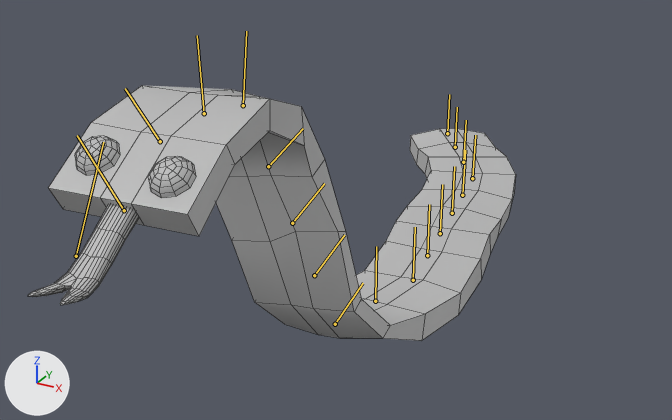
The FBX model IronChefUnity/Iron Chef/Assets/Animations/Enemies/Snakon/SnakonMove.fbx: old version first, new version second.
One viewpoint serves both versions: a 50 mm lens placed at (3.17, -6.76, 4.14), pointed at (-0.56, 0.02, 0.75). Every picture has the same lights, and +X, +Y and +Z are marked at lower left. Both versions are drawn at frame 36 of the action 'Take 001'; the numbers are the values there. The bones that bend it are drawn over the model as lines. Mesh edges are drawn as thin lines.

Objects in the first picture: 'snakonStripUV'.
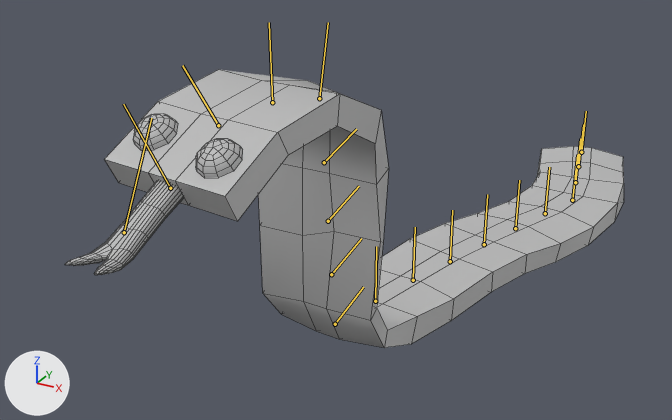
Scene script edits in JSON lines:
```json
{"block": "bone_j_front_1", "where": "bone_j_front_1 = bpy.data.objects['Armature'].pose.bones['J_Front_1']  # child of 'J_Main'"}
{"op": "set", "path": "bone_j_front_1.rotation_quaternion", "old": "(0.8, 0.13, 0.01, 0.586)", "new": "(0.765, 0.058, 0.108, 0.632)", "note": "degrees (13, -8, 72) -> degrees (13, 5, 80)"}
{"block": "bone_j_front_5", "where": "bone_j_front_5 = bpy.data.objects['Armature'].pose.bones['J_Front_5']  # child of 'J_Front_4'"}
{"op": "set", "path": "bone_j_front_5.rotation_quaternion", "old": "(0.842, -0.025, 0.118, -0.526)", "new": "(0.828, -0.03, -0.061, -0.557)", "note": "degrees (-10, 10, -65) -> degrees (1, -8, -68)"}
{"block": "bone_j_head", "where": "bone_j_head = bpy.data.objects['Armature'].pose.bones['J_Head']  # child of 'J_Front_6'"}
{"op": "set", "path": "bone_j_head.rotation_quaternion", "old": "(0.972, 0.0, 0.0, -0.233)", "new": "(0.975, 0.0, 0.0, -0.22)", "note": "degrees (0, 0, -27) -> degrees (0, 0, -25)"}
{"block": "bone_j_tongue", "where": "bone_j_tongue = bpy.data.objects['Armature'].pose.bones['J_Tongue']  # child of 'J_Mouth'"}
{"op": "set", "path": "bone_j_tongue.location", "old": "(-25.0, 10.0, 4.0)", "new": "(-25.0, 8.0, -4.0)"}
{"op": "set", "path": "bone_j_tongue.rotation_quaternion", "old": "(0.853, 0.055, -0.091, 0.511)", "new": "(0.872, 0.064, 0.003, 0.485)", "note": "degrees (0, -12, 62) -> degrees (7, -3, 58)"}
{"block": "bone_j_back_1", "where": "bone_j_back_1 = bpy.data.objects['Armature'].pose.bones['J_Back_1']  # child of 'J_Main'"}
{"op": "set", "path": "bone_j_back_1.rotation_quaternion", "old": "(0.98, 0.0, 0.197, 0.0)", "new": "(1.0, 0.0, -0.029, 0.0)", "note": "degrees (0, 23, 0) -> degrees (0, -3, 0)"}
{"block": "bone_j_back_6", "where": "bone_j_back_6 = bpy.data.objects['Armature'].pose.bones['J_Back_6']  # child of 'J_Back_5'"}
{"op": "set", "path": "bone_j_back_6.rotation_quaternion", "old": "(0.979, 0.0, 0.205, 0.0)", "new": "(0.969, 0.0, 0.246, 0.0)", "note": "degrees (0, 24, 0) -> degrees (0, 28, 0)"}
```

Location of each change, [x1, y1, x2, y2] in pixels of the pictures (672 x 420 px):
```json
{"object": "snakonStripUV", "change": "posed", "before": [28, 85, 516, 341], "after": [65, 70, 624, 348], "on screen": "15% wider, 9% taller"}
{"bone": "J_Front_1", "before": "(335, 324) to (363, 283)", "after": "(335, 324) to (363, 287)"}
{"bone": "J_Front_5", "before": "(243, 105) to (246, 31)", "after": "(319, 98) to (328, 22)"}
{"bone": "J_Head", "before": "(160, 141) to (125, 88)", "after": "(218, 125) to (182, 65)"}
{"bone": "J_Tongue", "before": "(76, 256) to (103, 142)", "after": "(124, 232) to (151, 118)"}
{"bone": "J_Back_6", "before": "(472, 178) to (475, 135)", "after": "(572, 200) to (577, 154)"}
```
